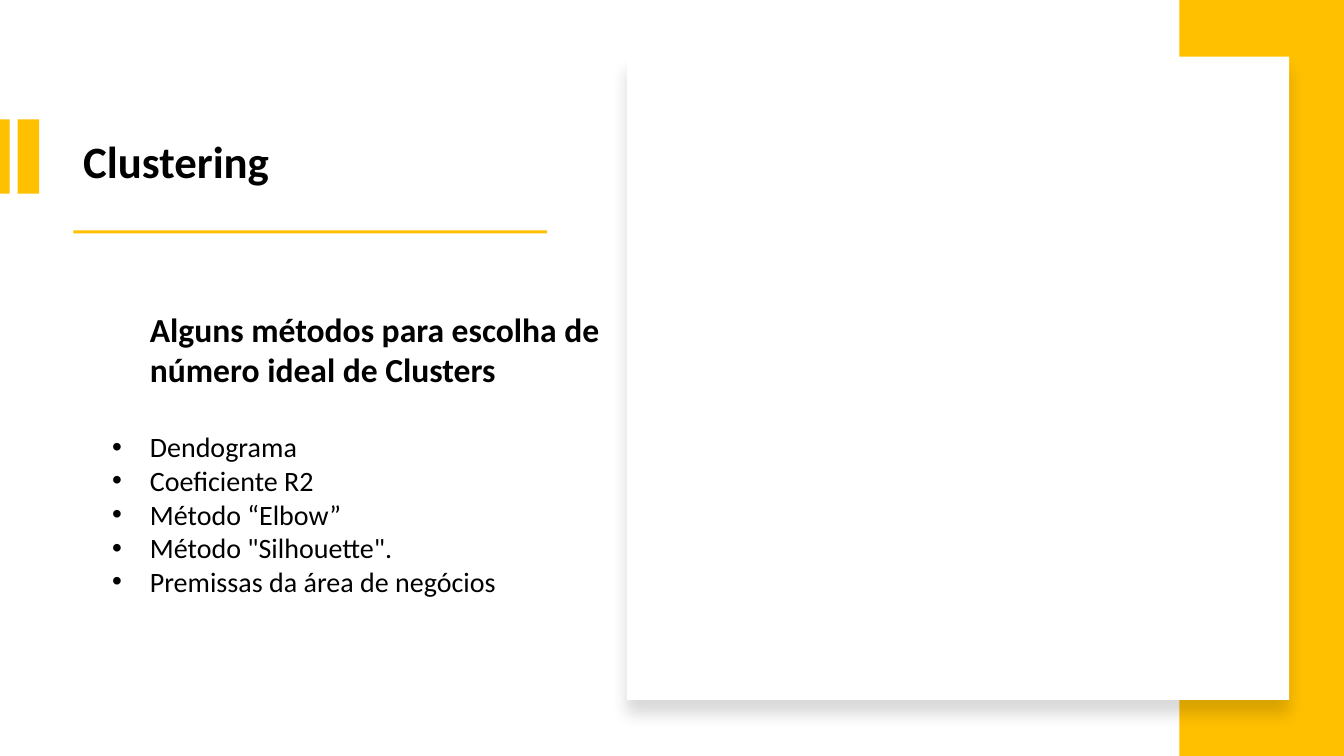
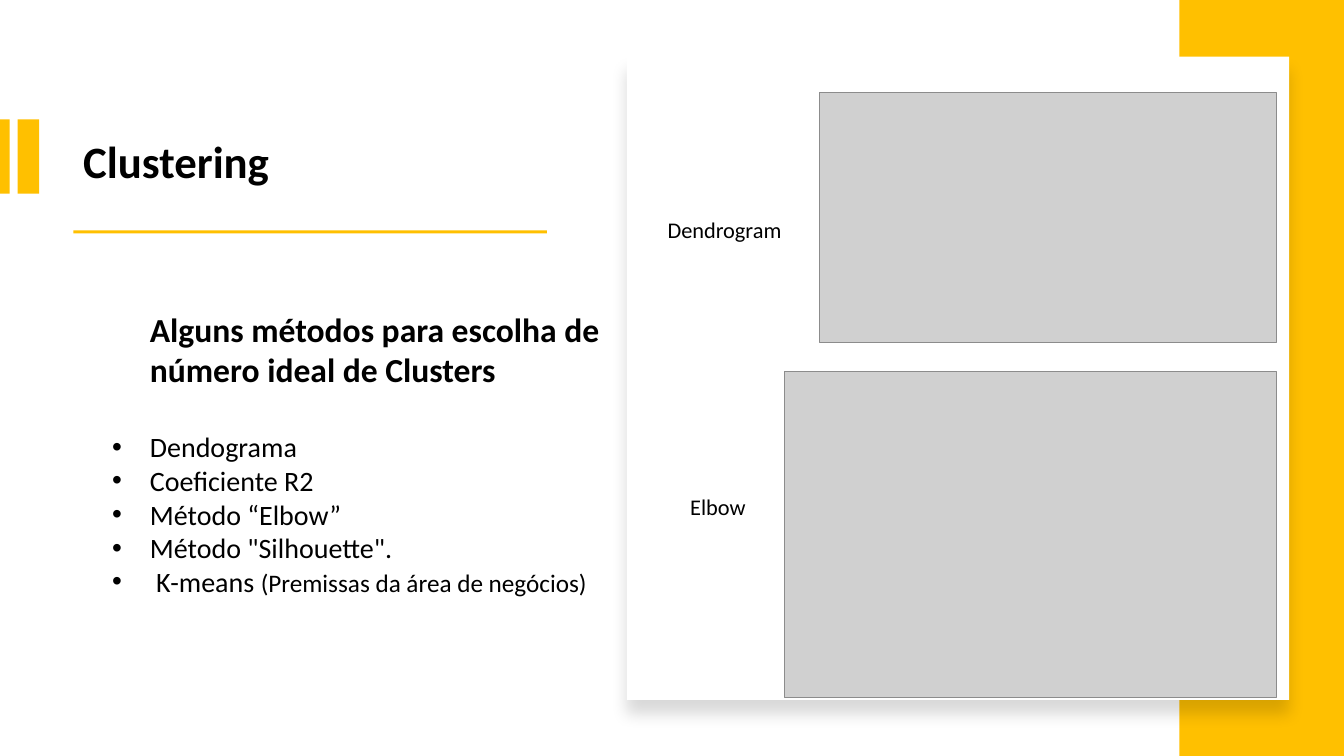
Before and after one commit to israeljmcarvalho/portfolioicarvalho, a slide deck: slide 6 of slides/Slides Portfólio Israel J. M. Carvalho.pptx. Drawn at 1344x756 pixels with LibreOffice and Linux fonts; fonts in the diff are those of the drawing; grey boxes stand for pictures. Boxes give left, top, right and bottom in pixels: in the first picture for what was removed or moved away, otherwise in the second. Text is boxed around its words. In the diff, an @@ line names an element or a change of style, - is before the commit and + after.

```diff
--- a/slides/Slides Portfólio Israel J. M. Carvalho.pptx
+++ b/slides/Slides Portfólio Israel J. M. Carvalho.pptx
@@ picture added at <box>820,93,1276,343</box> @@
@@ text added at <box>668,222,782,242</box>, 16 pt, text #000000 @@
+Dendrogram
@@ picture added at <box>784,372,1276,698</box> @@
@@ text added at <box>690,499,745,515</box>, 16 pt, text #000000 @@
+Elbow
@@ text at <box>156,574,587,597</box>: text changed; size 20 to 18 pt @@
-    • Premissas da área de negócios
+    • K-means (Premissas da área de negócios)
```
Also in this commit, not shown: 3 other slides changed, 1 slide added.
